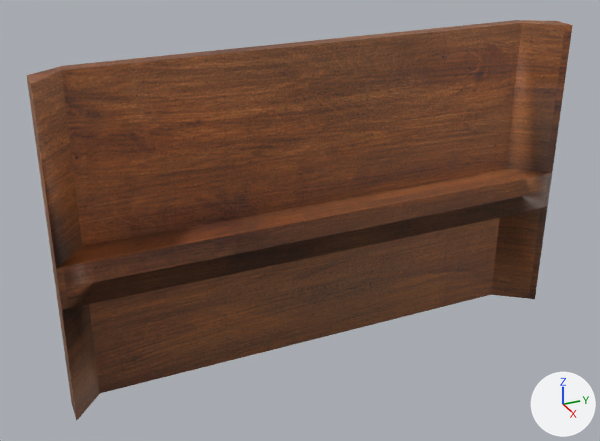
Renders of the FBX model Assets/Modelos Nivel 2/ParedConApoyador.fbx from each side of a commit.
Camera for both pictures: a 50 mm lens placed at (4.64, 3.24, 4.59), pointed at (-1.8, 6.14, 1.38). The axes (+X, +Y, +Z) are drawn at lower right. The lights are the same throughout. Where no turn or scale is listed for an object, it has been applied to the vertices.

The first picture shows 'Pared con Apoyador'.
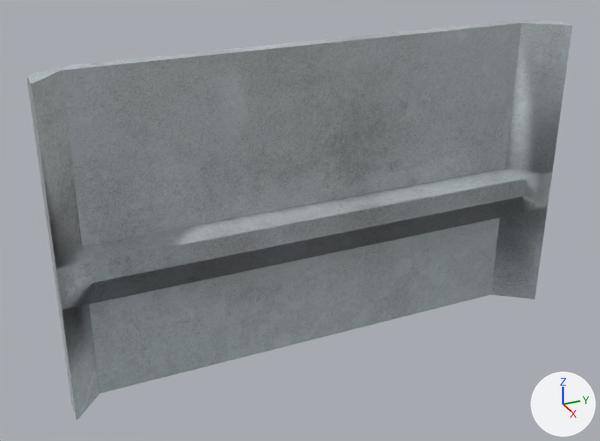
The newer file is also turned or shifted as a whole; pictures and numbers use the older file's frame.

Boxes (x1, y1, x2, y2) around the edits, measured in the pictures (600 x 441 px):
```json
{"object": "Pared con Apoyador", "change": "recoloured", "before": [26, 20, 573, 420], "after": [26, 20, 573, 420], "on screen": "brown to grey"}
```

Scene script edits in JSON lines:
```json
{"op": "add", "block": "img_textura_abstracta_superficie_pared_gris_texto_o_fondo_404461_913_jpg", "code": ["img_textura_abstracta_superficie_pared_gris_texto_o_fondo_404461_913_jpg = load_image('textura-abstracta-superficie-pared-gris-texto-o-fondo_404461-913.jpg', '_unpacked/textura-abstracta-superficie-pared-gris-texto-o-fondo_404461-913.jpg', 626, 417, 'sRGB')"]}
{"op": "add", "block": "mat_paredgris", "code": ["mat_paredgris = principled_material('ParedGris')", "mat_paredgris.texture = img_textura_abstracta_superficie_pared_gris_texto_o_fondo_404461_913_jpg"]}
{"block": "me_cube_039", "where": "me_cube_039.from_pydata(...)  # 32 vertices, 32 faces; spans x -0.16..0.34, y -2.48..2.52, z -1.48..1.52"}
{"op": "remove", "block": "me_cube_039", "code": "me_cube_039.materials.append(mat_material_pared)  # picture img_texturaparedmadera_jpg"}
{"op": "add", "block": "me_cube_039", "code": "me_cube_039.materials.append(mat_paredgris)  # picture img_textura_abstracta_superficie_pared_gris_texto_o_fondo_404461_913_jpg"}
```
